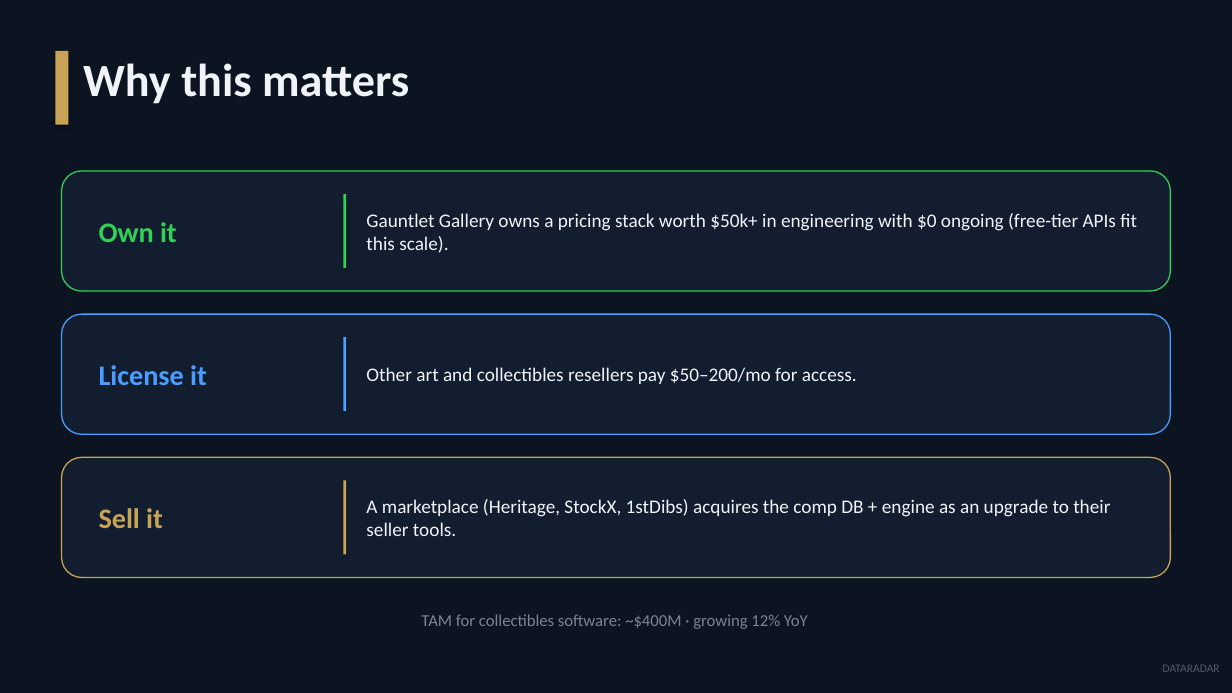
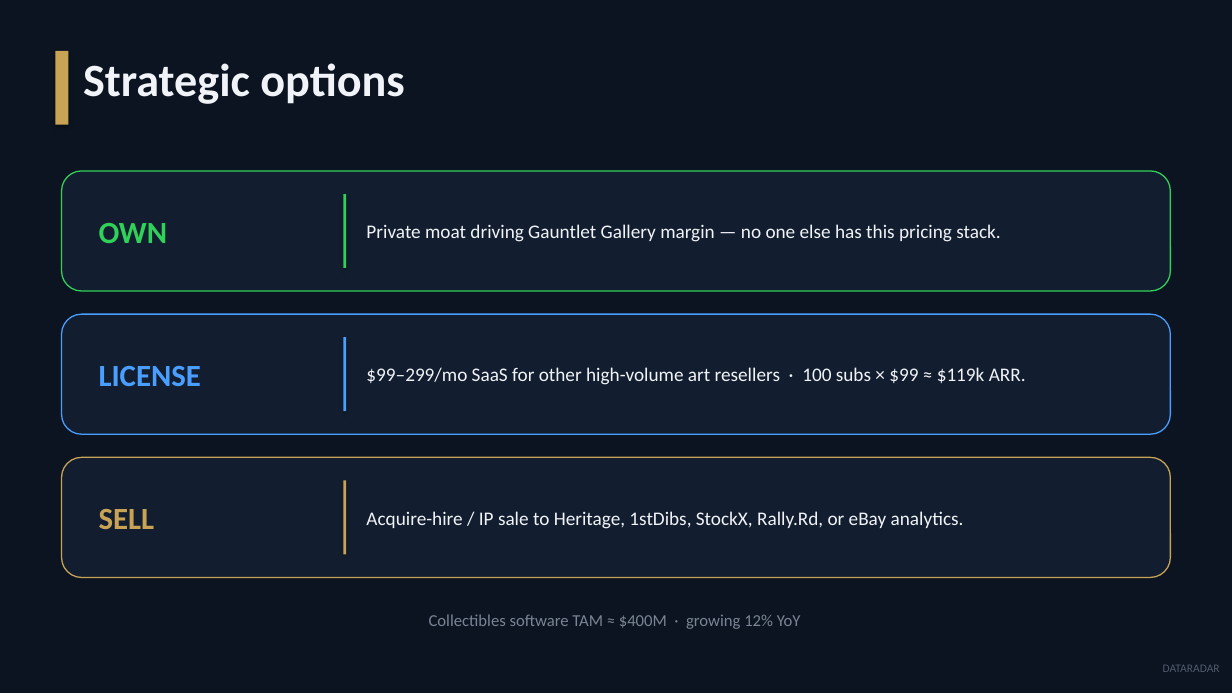
Before and after one commit to jjshay/dataradar-listings, a slide deck: slide 13 of DATARADAR_Strategic_Overview.pptx (slide 11 before the commit). Drawn at 1232x693 pixels with LibreOffice and Linux fonts; fonts in the diff are those of the drawing. Boxes give left, top, right and bottom in pixels: in the first picture for what was removed or moved away, otherwise in the second. Text is boxed around its words. In the diff, an @@ line names an element or a change of style, - is before the commit and + after.

```diff
--- a/DATARADAR_Strategic_Overview.pptx
+++ b/DATARADAR_Strategic_Overview.pptx
@@ text at [83, 63, 404, 104]: text changed @@
-Why this matters
+Strategic options
@@ text at [99, 223, 168, 243]: text changed; size 22 to 24 pt @@
-Own it
+OWN
@@ text at [366, 224, 1000, 242]: text changed @@
-Gauntlet Gallery owns a pricing stack worth $50k+ in engineering with $0 ongoing (free-tier APIs fit this scale).
+Private moat driving Gauntlet Gallery margin — no one else has this pricing stack.
@@ text at [99, 366, 201, 386]: text changed; size 22 to 24 pt @@
-License it
+LICENSE
@@ text at [366, 367, 1026, 385]: text changed @@
-Other art and collectibles resellers pay $50–200/mo for access.
+$99–299/mo SaaS for other high-volume art resellers · 100 subs × $99 ≈ $119k ARR.
@@ text at [99, 509, 155, 529]: text changed; size 22 to 24 pt @@
-Sell it
+SELL
@@ text at [366, 511, 964, 529]: text changed @@
-A marketplace (Heritage, StockX, 1stDibs) acquires the comp DB + engine as an upgrade to their seller tools.
+Acquire-hire / IP sale to Heritage, 1stDibs, StockX, Rally.Rd, or eBay analytics.
@@ text at [429, 614, 801, 629]: text changed @@
-TAM for collectibles software: ~$400M · growing 12% YoY
+Collectibles software TAM ≈ $400M · growing 12% YoY
```
Also in this commit, not shown: 8 other slides changed, 5 slides added, 3 slides removed, 3 other files.
